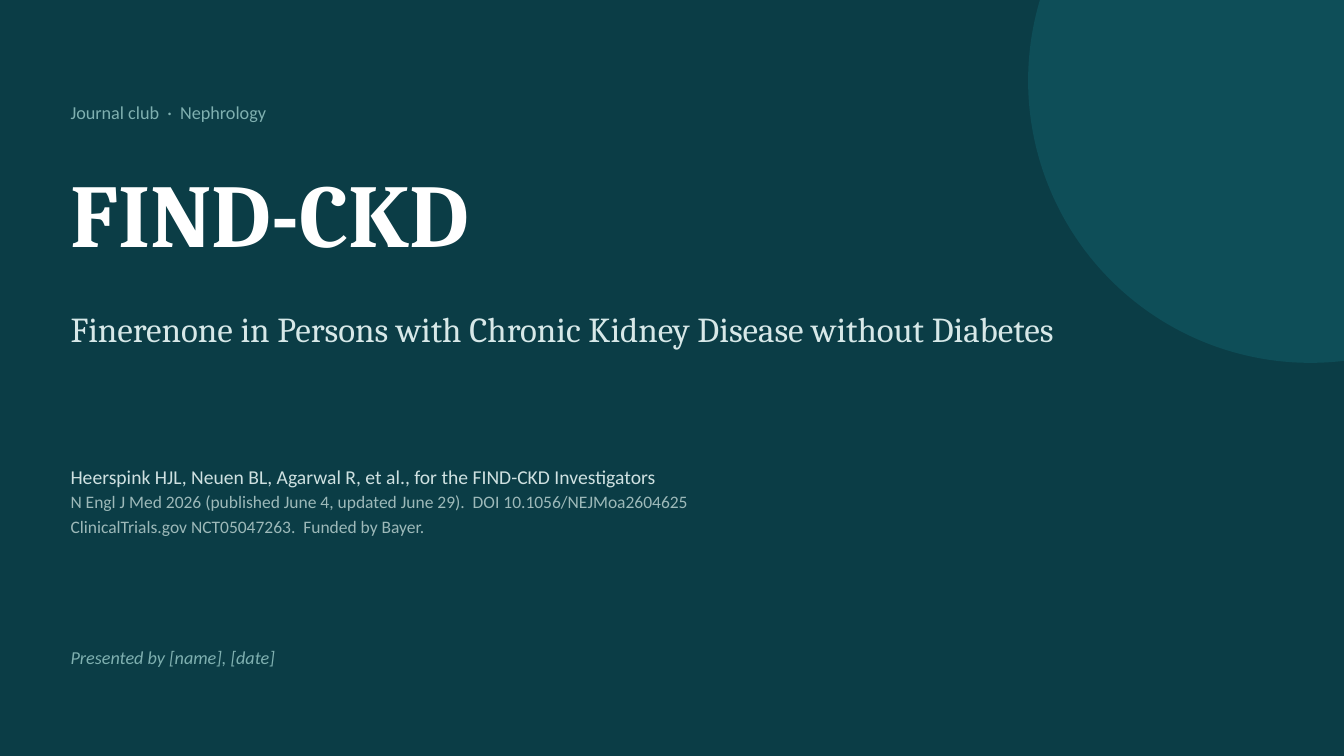
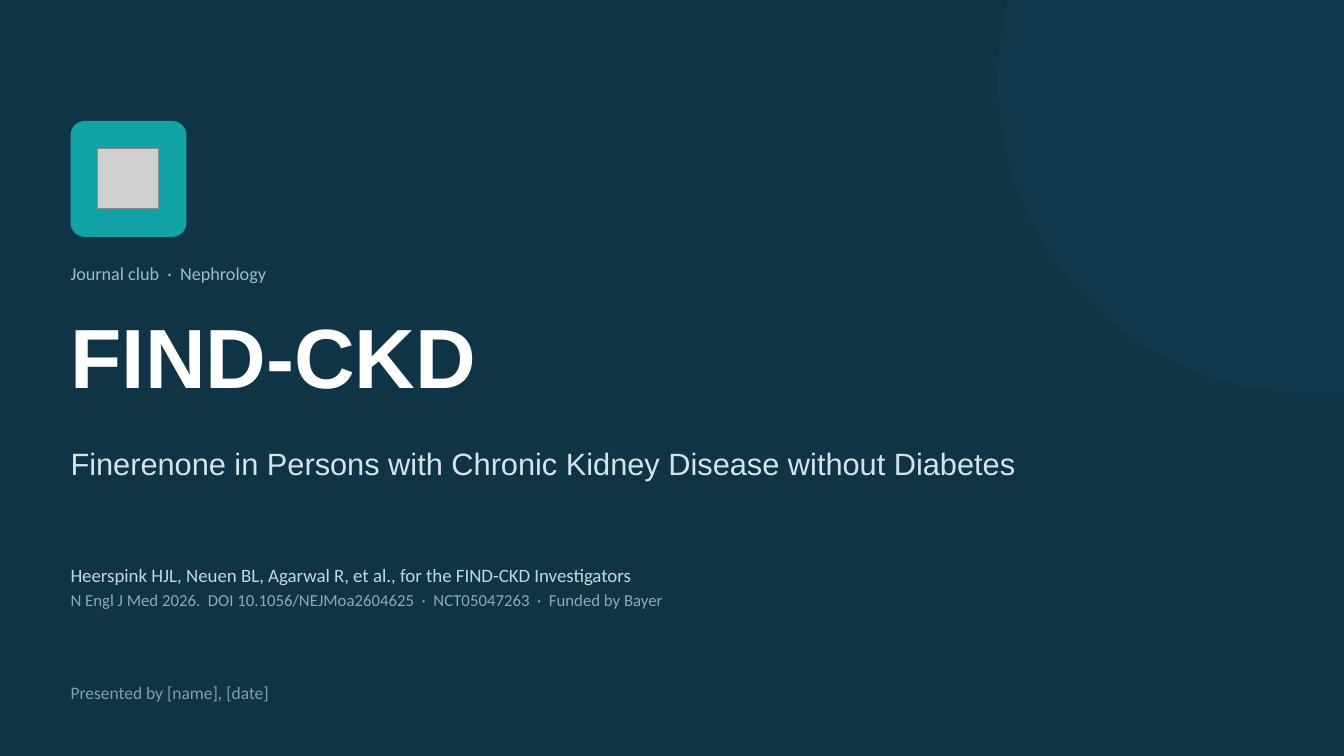
Before and after one commit to azbargarawan-sudo/clickwriting-landing, a slide deck: slide 1 of FIND-CKD.pptx. Drawn at 1344x756 pixels with LibreOffice and Linux fonts; fonts in the diff are those of the drawing; grey boxes stand for pictures. Boxes give left, top, right and bottom in pixels: in the first picture for what was removed or moved away, otherwise in the second. Text is boxed around its words. In the diff, an @@ line names an element or a change of style, - is before the commit and + after.

```diff
--- a/FIND-CKD.pptx
+++ b/FIND-CKD.pptx
@@ background #0B3D46 to #0F3446 @@
@@ ellipse: place and size @@
-ellipse at [1028, 0, 1344, 363]
+ellipse at [998, 0, 1344, 393]
@@ ellipse at [998, 0, 1344, 393]: fill #0E4E58 to #12384B @@
@@ rounded rectangle added at [71, 121, 187, 237], fill #12A3A6 @@
@@ picture added at [98, 148, 158, 209] @@
@@ text "Journal club · Nephrology": place and size @@
-text "Journal club · Nephrology" at [71, 106, 266, 122]
+text "Journal club · Nephrology" at [71, 267, 266, 283]
@@ text "Journal club · Nephrology" at [71, 267, 266, 283]: text colour #7FB0B0 to #9FBBC6 @@
@@ text "FIND-CKD": place and size @@
-text "FIND-CKD" at [71, 186, 469, 248]
+text "FIND-CKD" at [71, 329, 477, 389]
@@ text "FIND-CKD" at [71, 329, 477, 389]: size 64 to 60 pt, font Cambria to Arial @@
@@ text "Finerenone in Persons with Chronic ...": place and size @@
-text "Finerenone in Persons with Chronic ..." at [71, 317, 1054, 350]
+text "Finerenone in Persons with Chronic ..." at [71, 452, 1015, 481]
@@ text "Finerenone in Persons with Chronic ..." at [71, 452, 1015, 481]: size 25 to 22 pt, font Cambria to Arial, text colour #D7E8E8 to #D2E4E8 @@
@@ text "Heerspink HJL, Neuen BL, Agarwal ...": place and size @@
-text "Heerspink HJL, Neuen BL, Agarwal ..." at [71, 470, 687, 536]
+text "Heerspink HJL, Neuen BL, Agarwal ..." at [71, 569, 662, 609]
@@ text at [71, 569, 631, 585]: size 14 to 13.5 pt, text colour #CFE1E1 to #C2D8DE in "Heerspink HJL, Neuen BL, Agarwal R, et ..."; line spacing 1.15 to 1.2 @@
@@ text at [71, 594, 662, 609]: text changed; size 12.5 to 12 pt; text colour #9DB9B9 to #8CAAB4 @@
-N Engl J Med 2026 (published June 4, updated June 29). DOI 10.1056/NEJMoa2604625
-ClinicalTrials.gov NCT05047263. Funded by Bayer.
+N Engl J Med 2026. DOI 10.1056/NEJMoa2604625 · NCT05047263 · Funded by Bayer
@@ text "Presented by [name], [date]": place and size @@
-text "Presented by [name], [date]" at [71, 651, 275, 667]
+text "Presented by [name], [date]" at [71, 686, 268, 702]
@@ text "Presented by [name], [date]" at [71, 686, 268, 702]: size 13 to 12.5 pt, text colour #7FB0B0 to #7FA0AC, italic off @@
```
Also in this commit, not shown: 16 other slides changed, 11 slides added.
